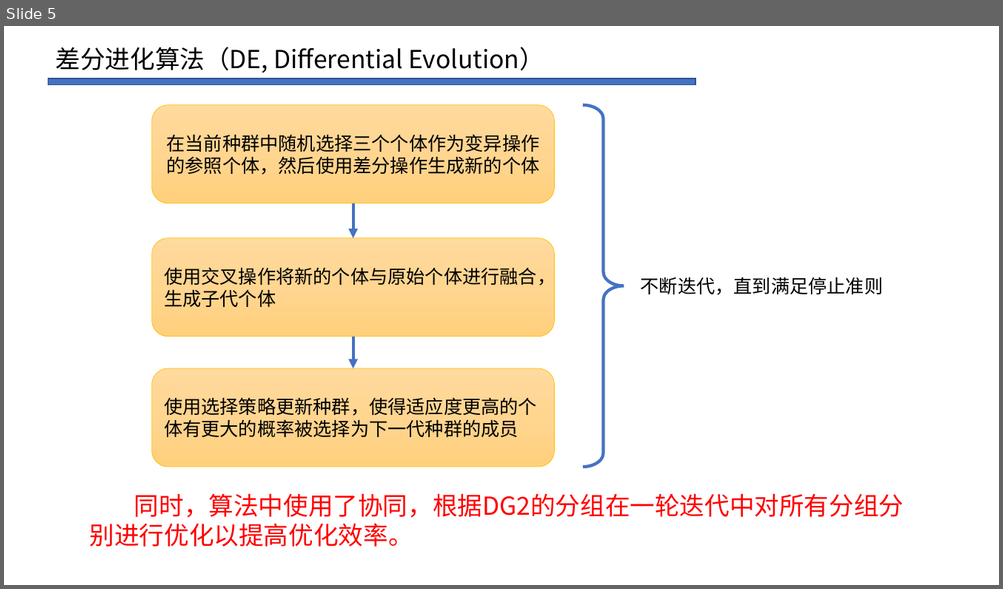
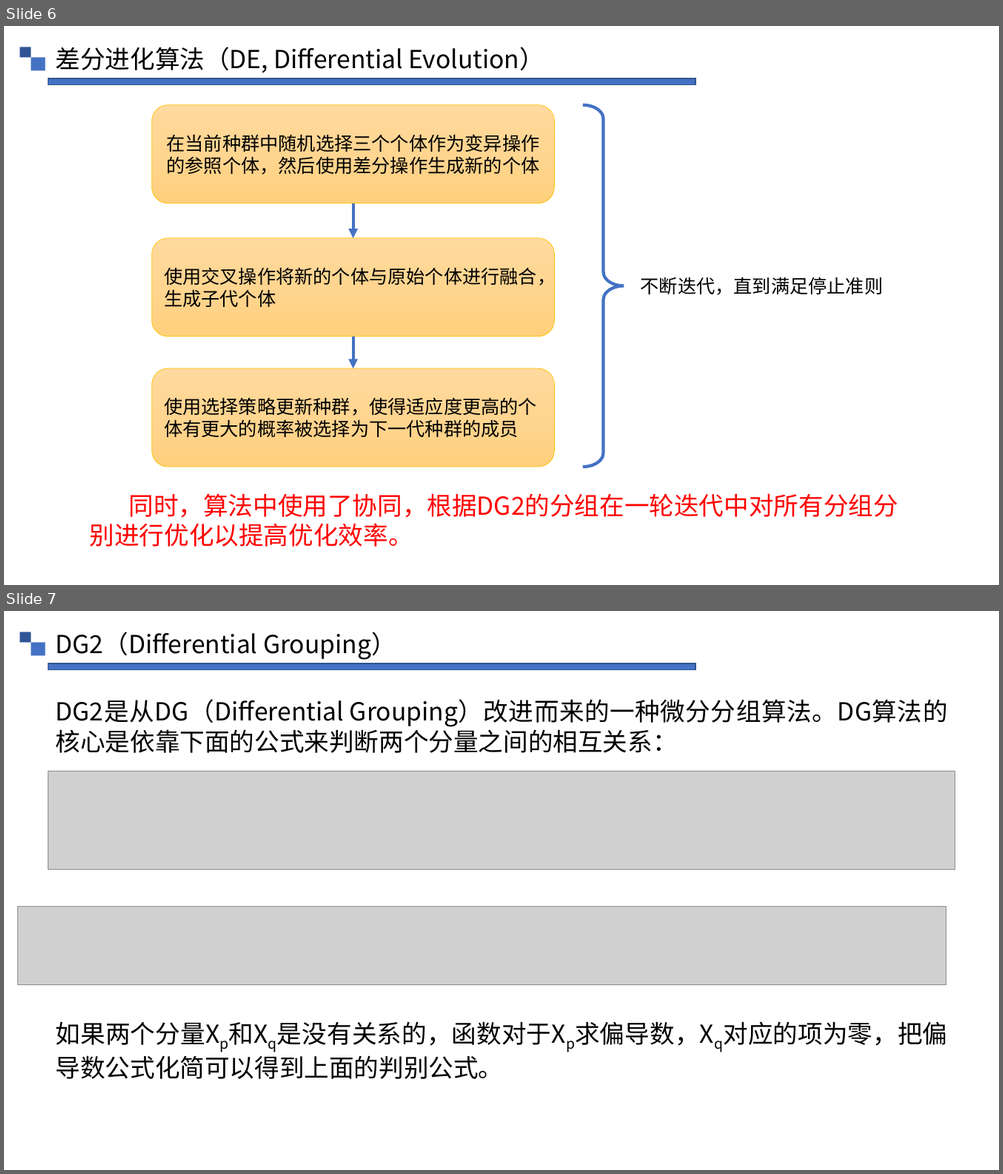
Before and after one commit to ezrealcong/AI_experiment, a slide deck: 演示PPT.pptx. Shown one above the other, each under a label of ours: slide 5 before the commit, slides 6 and 7 after it. The pictures are 1003x589 and 1003x1174 pixels, drawn with LibreOffice and Linux fonts; fonts in the diff are those of the drawing; grey boxes stand for pictures; background and template pictures are left out. Boxes give left, top, right and bottom in pixels: in the first picture for what was removed or moved away, otherwise in the second. Text is boxed around its words. In the diff, an @@ line names an element or a change of style, - is before the commit and + after.

```diff
--- a/演示PPT.pptx
+++ b/演示PPT.pptx
@@ slide 7 added at box(4, 611, 999, 1170), background #FFFFFF @@
@@ rectangle added at box(20, 632, 31, 642), fill #2F5597 @@
@@ text added at box(56, 632, 396, 660), 24 pt, text #000000 @@
+DG2（Differential Grouping）
@@ rectangle added at box(31, 642, 45, 655), fill #4472C4 @@
@@ rectangle added at box(48, 664, 695, 670), fill #4472C4, outline #325491 1 pt @@
@@ text added at box(56, 699, 948, 727), 24 pt, text #000000 @@
+DG2是从DG（Differential Grouping）改进而来的一种微分分组算法。DG算法的核心是依靠下面的公式来判断两个分量之间的相互关系：
@@ picture added at box(48, 772, 955, 870) @@
@@ picture added at box(17, 907, 946, 985) @@
@@ text added at box(56, 1022, 947, 1079), 24 pt, text #000000 @@
+如果两个分量Xp和Xq是没有关系的，函数对于Xp求偏导数，Xq对应的项为零，把偏导数公式化简可以得到上面的判别公式。
@@ what was slide 5 is now slide 6 @@
@@ slide 6 changed as well @@
@@ rectangle added at box(20, 47, 31, 57), fill #2F5597 @@
@@ rectangle added at box(31, 57, 45, 70), fill #4472C4 @@
@@ text "同时，算法中使用了协同，根据DG2的分组在一轮迭代中对所有分组分别进行优化以提高优化效率。" rewrapped from box(90, 494, 903, 547) to box(90, 494, 897, 547) @@
```
Also in this commit, not shown: 4 other slides changed, 5 other slides added, 2 slides removed.
